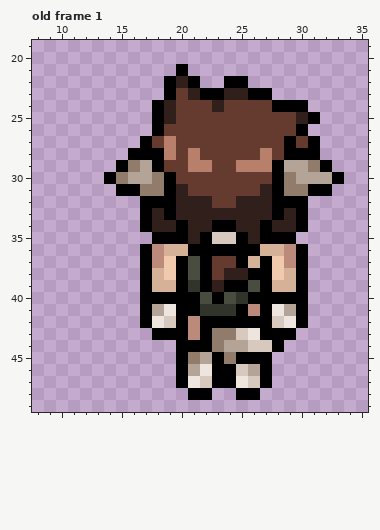
Two versions of one pixel-art file, art/OV/Mira/axeupdown.aseprite. The first picture shows the starting point.
48x64 pixels, 8 frames. Shown: old frame 1: x 8..35, y 19..49. The commit also changed other frames, which this record leaves out.
After:
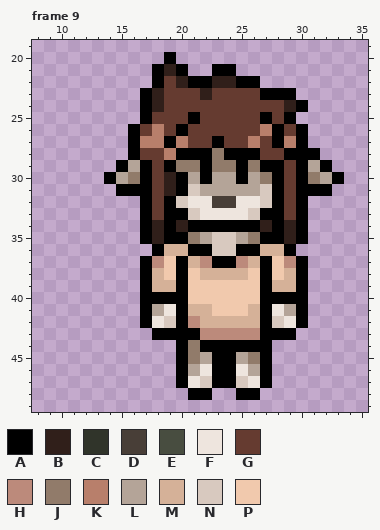
Palette (. is transparent): A #000000  B #301f1a  C #30342a  D #483e37  E #484d40  F #eee5de  G #653b30  H #bc8a7b  J #917b6a  K #b87f6b  L #b4a498  M #d5b198  N #d8c9bf  P #f1c9ad
A new or re-ordered frame is compared with the old frame closest to it.
Changes in this commit:
frames 8 -> 11
--- frame 9 is new; against old frame 1, layer "Layer 1"
@@ x 8..35 @@
 19 ............................
-20 ............................
-21 ............A...............
-22 ...........ABA..AA..........
-23 ...........AGBAABBAA........
-24 ..........ABGGGBGGGGAAA.....
-25 ..........ABGGGGGGGGGGBA....
-26 ..........AGGGGGGGGGGGA.....
-27 .........AGKGGGGGGGGGAGA....
-28 ........AAAKGKGGGGGKGAAA....
-29 .......AJLAGGKKGGKKKALLJA...
-30 ......AJLLJAGGGGGGGGAJLLLA..
-31 .......AAJJABGGGGGGBAJJAA...
-32 .........AAABBBGGBBBAAA.....
-33 .........ABABBBBBBBBABA.....
-34 .........ABBABBAABBABBA.....
-35 ..........AAABANNABAAA......
-36 .........AHMMAAAAAAMMHA.....
-37 .........AHPAEAGGAMAPHA.....
-38 .........AMPAEAGBBAAPMA.....
-39 .........AMMACABAAEAMMA.....
-40 .........AAAAAEAECAAAAA.....
-41 .........ALFAACCCAHAFLA.....
-42 .........AFNAHAAAAAANFA.....
-43 ..........AAAHAJJNFAAA......
-44 ............AAAJLLNNA.......
-45 ............AJLAJAAA........
-46 ............ALFAANLA........
-47 ............AFNAAFNA........
+20 ...........A................
+21 ..........ABA..AA...........
+22 ..........AGBAABBAA.........
+23 .........ABGGGBGGGGAAA......
+24 .........ABGGGGGGGGGGBA.....
+25 .........AGGGAGGGGGAGA......
+26 ........AGKGAGGGGGGKAGA.....
+27 ........AKKAKGGAGGKGAKA.....
+28 ........AGGKAAAJAAAGGAAA....
+29 .......ALAGAJJAJJAJAAGALA...
+30 ......ALJAGBALALLALJAGAJLA..
+31 .......AAAGBANLLLLLNAGAAA...
+32 .........AGANFFDDFFNAGA.....
+33 .........AGAANFFFFNAAGA.....
+34 .........ABABAAAAAABABA.....
+35 .........ABAAJLNNLJAABA.....
+36 ..........AMMAANNAAMMA......
+37 .........AHPAMHAAHMAPHA.....
+38 .........AMPAPMMMMPAPMA.....
+39 .........AMMAPPPPPPAMMA.....
+40 .........AAAAPPPPPPAAAA.....
+41 .........ALFAMMPPPMAFLA.....
+42 .........AFNAHMMMMMANFA.....
+43 ..........AAAAHHHHHAAA......
+44 ............AJAAAAAA........
+45 ............AJLAALJA........
+46 ............ALFAAFLA........
+47 ............AFNAANFA........
 48 .............AA..AA.........
Changed places in both pictures, as pixel boxes (x1, y1, x2, y2):
changed: (116, 52, 320, 388)
